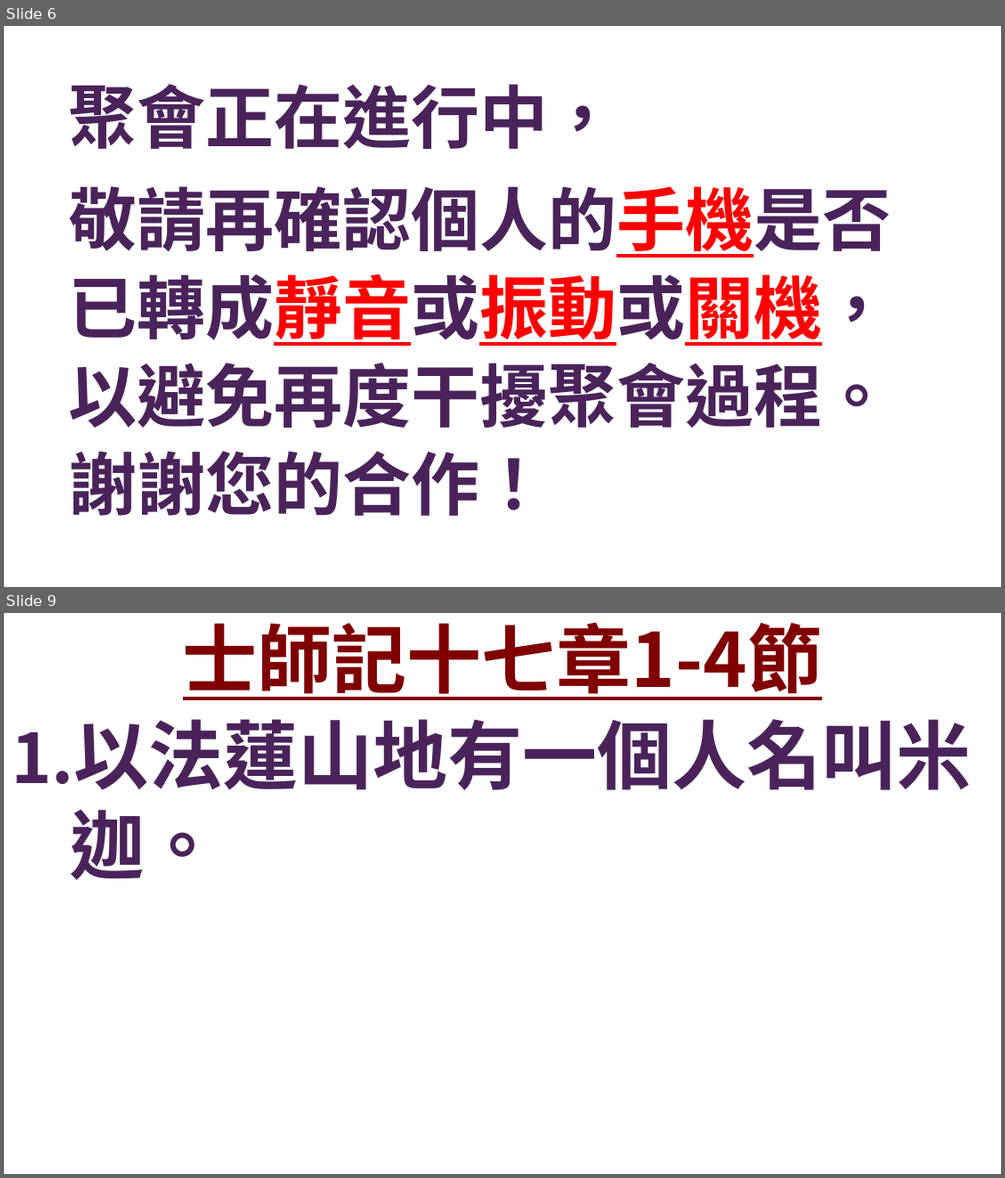
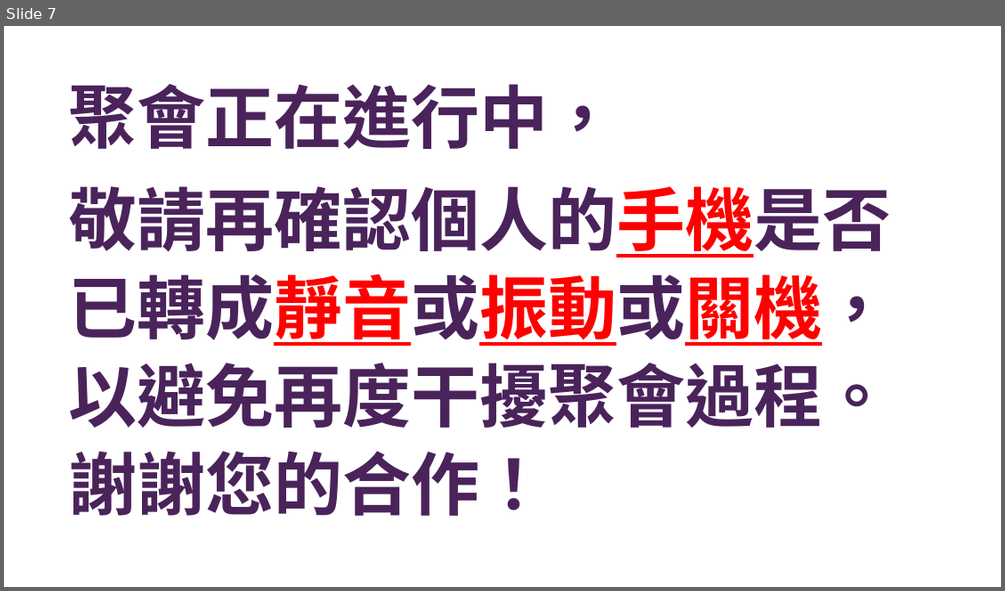
Before and after one commit to Rye-GT500/FaithSlide, a slide deck: 證道投影片.pptx. Shown one above the other, each under a label of ours: slides 6 and 9 before the commit, slide 7 after it; the slides between them are not shown. The pictures are 1005x1178 and 1005x591 pixels, drawn with LibreOffice and Linux fonts; fonts in the diff are those of the drawing; background and template pictures are left out. Boxes give left, top, right and bottom in pixels: in the first picture for what was removed or moved away, otherwise in the second. Text is boxed around its words. In the diff, an @@ line names an element or a change of style, - is before the commit and + after.

```diff
--- a/證道投影片.pptx
+++ b/證道投影片.pptx
@@ slide 9 removed at [4, 613, 1001, 1174], background picture (left out) @@
@@ title removed at [183, 622, 822, 700] @@
-士師記十七章1-4節
@@ text removed at [11, 719, 971, 880] @@
-1.以法蓮山地有一個人名叫米迦。
@@ what was slide 6 is now slide 7 @@
```
Also in this commit, not shown: 39 slides changed, 28 slides added, 14 other slides removed, 2 other files.
